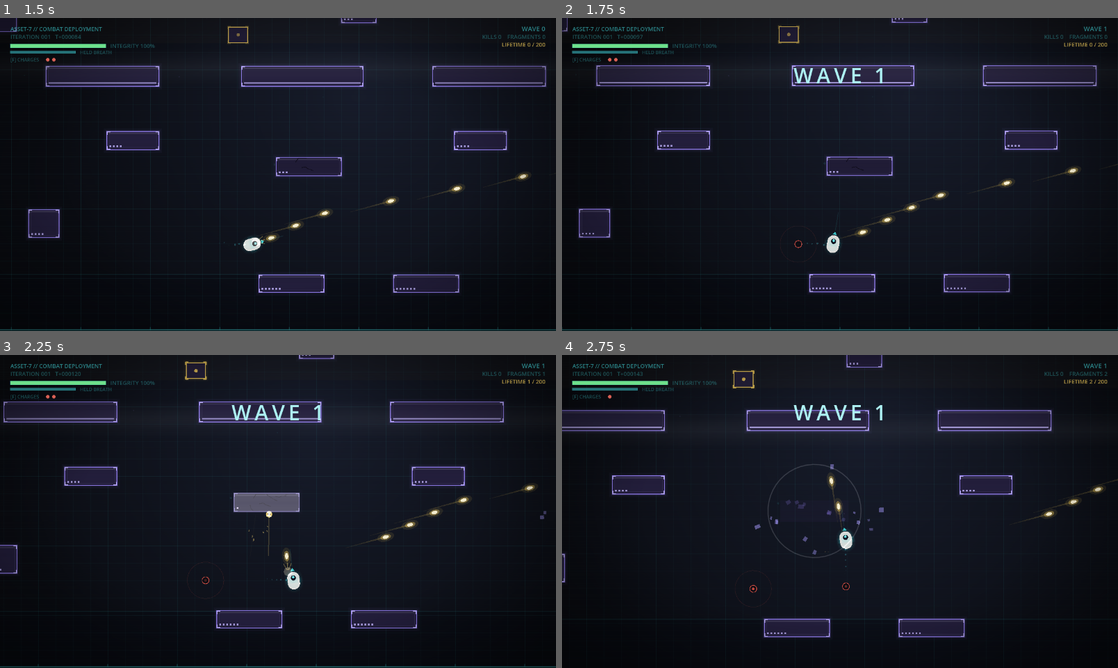
Above: before the commit, frames 1-4 (two rows, left to right).
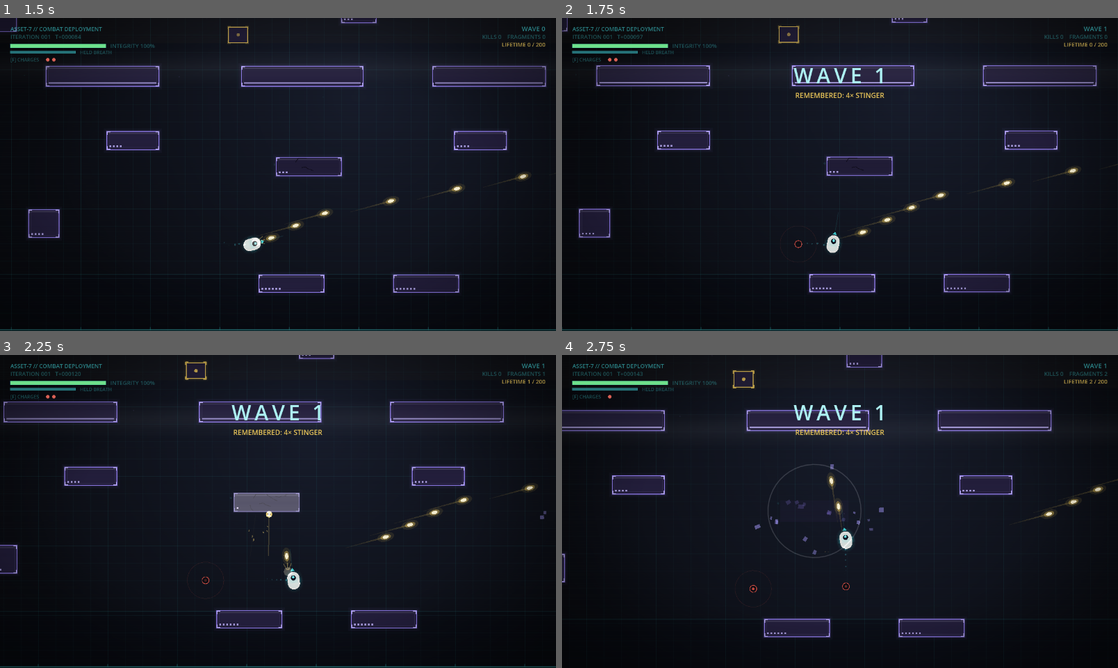
Above: after the commit, the same moments.

Repository: minghuig/echoes-of-tomorrow
Game: Godot game, scene res://tests/visual_probe.tscn
Same seed, same stepped clock (60 frames per second), same inputs: the game is played once before the commit and once after it. This scene is started directly instead of the project's main scene.
Inputs (mouse positions are in pixels of both pictures, inside the frame that each line leads up to):
- Up to frame 1 (1.5 s): tap Enter at 0.5 s; move the mouse to (400, 158) at 0.52 s; press the mouse at (400, 158) at 0.53 s; hold D (move_right) 0.53-1.25 s; tap F (mine) at 0.8 s; release the mouse at (400, 158) at 1.25 s; drag from (166, 190) to (250, 237) at 1.27 s
- Up to frame 2 (1.75 s): no input
- Up to frame 3 (2.25 s): move the mouse to (333, 442) at 2.02 s; hold D (move_right) from 2.03 s (still down); tap E (buy) at 2.1 s
- Up to frame 4 (2.75 s): keep holding D (move_right); tap F (mine) at 2.3 s

Frame 1 is identical in both runs. In frame 2, 0.2% of the frame differs, in the area x 42-58%, y 23-26%; in frame 3, 0.2%; in frame 4, 0.2%.

Commit message:
B7: knowledge layers — schedule sense + death sense
The sim records last_damage_source (enemy type / artillery / mine);
at death the meta layer banks it into RunMeta.killed_by. View renders
earned knowledge only: waves reached before announce composition under
the banner (REMEMBERED: 8x STINGER ...), sources that killed you
telegraph louder forever, show their recharge rhythm while roaming,
and artillery gains a time-to-impact sweep. Death panel names the
cause (CAUSE: CRUSHER - PATTERN COMMITTED TO MEMORY). Sim knows
nothing of any of it; a veteran's screen out-informs a rookie's on
identical state.

Co-Authored-By: Claude Fable 5 <noreply@anthropic.com>

Diff:
--- a/sim/sim_core.gd
+++ b/sim/sim_core.gd
@@ -280,7 +280,7 @@
 	var start_tick := _first_wave_tick + state.wave_index * _wave_interval_ticks
 	if state.tick != start_tick:
 		return
-	var comp := _wave_composition(state.wave_index)
+	var comp := wave_composition(state.wave_index)
 	var slot := 0
 	for type: String in comp:
 		for i in int(comp[type]):
@@ -296,7 +296,9 @@
 
 
 ## Authored waves first; past the end, escalate the last wave linearly.
-func _wave_composition(index: int) -> Dictionary:
+## Public: the view reads it for schedule-sense banners (waves the player
+## has survived before announce their composition).
+func wave_composition(index: int) -> Dictionary:
 	if index < _waves.size():
 		return _waves[index]
 	var extra := index - _waves.size() + 1
@@ -389,7 +391,7 @@
 			remaining.append(imp)
 			continue
 		if _circles_hit(imp.pos, imp.radius, state.player_pos, player_radius):
-			_damage_player(imp.damage)
+			_damage_player(imp.damage, "artillery")
 		for e: State.Enemy in state.enemies:
 			if e.hp > 0 and _circles_hit(imp.pos, imp.radius, e.pos, _stat_f(e.type, "radius")):
 				e.hp -= imp.damage
@@ -499,7 +501,7 @@
 			if e.hp > 0 and _circles_hit(m.pos, blast, e.pos, _stat_f(e.type, "radius")):
 				e.hp -= int(_mine["damage"])
 		if _circles_hit(m.pos, blast, state.player_pos, player_radius):
-			_damage_player(int(_mine["self_damage"]))
+			_damage_player(int(_mine["self_damage"]), "mine")
 	state.mines = remaining
 
 
@@ -594,7 +596,7 @@
 			var contact := _stat_i(e.type, "contact_damage")
 			if e.phase == PHASE_COMMIT and _stat_s(e.type, "behavior") == "lancer":
 				contact = _stat_i(e.type, "charge_damage")
-			_damage_player(contact)
+			_damage_player(contact, e.type)
 			e.contact_cooldown = _stat_i(e.type, "contact_cooldown_ticks")
 
 
@@ -759,7 +761,7 @@
 		if _circle_hits_aabb(e.pos, blast, b.pos, b.size):
 			b.hp -= breach
 	if _circles_hit(e.pos, blast, state.player_pos, player_radius):
-		_damage_player(_stat_i(e.type, "player_damage"))
+		_damage_player(_stat_i(e.type, "player_damage"), e.type)
 	_settle_blocks()
 	e.hp = 0
 
@@ -790,7 +792,7 @@
 func _resolve_slam(e: State.Enemy) -> void:
 	var slam_radius := _stat_f(e.type, "slam_radius")
 	if _circles_hit(e.pos, slam_radius, state.player_pos, player_radius):
-		_damage_player(_stat_i(e.type, "slam_damage"))
+		_damage_player(_stat_i(e.type, "slam_damage"), e.type)
 		var push := state.player_pos - e.pos
 		var push_dir := push.normalized() if push.length() > 0.001 else Vector2.DOWN
 		state.dodge_vel += push_dir * _stat_f(e.type, "slam_knockback")
@@ -845,7 +847,7 @@
 				hit = true
 				break
 		if not hit and _circles_hit(p.pos, projectile_radius, state.player_pos, player_radius):
-			_damage_player(p.damage)
+			_damage_player(p.damage, "infantry")
 			hit = true
 		if not hit:
 			survivors.append(p)
@@ -885,10 +887,14 @@
 	state.enemies = alive
 
 
-func _damage_player(amount: int) -> void:
+## `source` names what hit the player (enemy type, "artillery", "mine") so
+## the meta layer can convert deaths into knowledge — the Edge-of-Tomorrow
+## contract: dying to a thing teaches you that thing.
+func _damage_player(amount: int, source: String) -> void:
 	if state.iframe_ticks > 0 or state.player_down:
 		return
 	state.player_hp -= amount
+	state.last_damage_source = source
 	if state.player_hp <= 0:
 		state.player_hp = 0
 		state.player_down = true
--- a/sim/sim_state.gd
+++ b/sim/sim_state.gd
@@ -94,6 +94,9 @@
 var iframe_ticks: int = 0
 ## True once player_hp hit 0; the sim freezes (only tick advances).
 var player_down: bool = false
+## What last damaged the player (enemy type, "artillery", "mine") — the
+## meta layer reads this at death to convert the death into knowledge.
+var last_damage_source: String = ""
 
 ## Data fragments earned this run (blocks + enemy kills).
 var fragments: int = 0
@@ -140,6 +143,7 @@
 	buf.put_32(fire_cooldown)
 	buf.put_32(iframe_ticks)
 	buf.put_32(1 if player_down else 0)
+	buf.put_utf8_string(last_damage_source)
 	buf.put_32(fragments)
 	buf.put_32(kills)
 	buf.put_32(wave_index)
--- a/tests/visual_probe.gd
+++ b/tests/visual_probe.gd
@@ -66,6 +66,10 @@
 		if parsed_save is Dictionary:
 			save = parsed_save
 	save["schematics"] = ["mine_dispenser"]
+	# Veteran knowledge so schedule-sense banners and death-sense overlays
+	# render in screenshots.
+	save["best_wave"] = 6
+	save["killed_by"] = {"drone": 1, "infantry": 2, "heavy": 1, "artillery": 1}
 	var out := FileAccess.open(path, FileAccess.WRITE)
 	if out != null:
 		out.store_string(JSON.stringify(save))
--- a/view/main.gd
+++ b/view/main.gd
@@ -173,6 +173,29 @@
 var _hurt_frames: int = 0
 var _wave_banner_frames: int = 0
 var _banner_wave: int = 0
+## Schedule-sense line under the wave banner ("" when the wave is unknown).
+var _banner_composition: String = ""
+
+## Human-military display names for damage sources / enemy types (pre-L3
+## vocabulary — see reveal discipline).
+const SOURCE_NAMES := {
+	"drone": "STINGER",
+	"infantry": "RIFLE SQUAD",
+	"heavy": "CRUSHER",
+	"lancer": "LANCER",
+	"sapper": "SAPPER",
+	"mortar": "MORTAR BATTERY",
+	"artillery": "ARTILLERY",
+	"mine": "OWN MINE",
+}
+
+
+## "8× STINGER · 4× RIFLE SQUAD · 1× CRUSHER" from a wave composition dict.
+func _format_composition(comp: Dictionary) -> String:
+	var parts: Array[String] = []
+	for type: String in comp:
+		parts.append("%d× %s" % [int(comp[type]), SOURCE_NAMES.get(type, type.to_upper())])
+	return " · ".join(parts)
 
 # Interpolation-free tracer bookkeeping, keyed by projectile instance id.
 # Shared by reference with the world renderer.
@@ -423,6 +446,10 @@
 	_overlay.mine_stock = _core.state.mine_stock
 	_overlay.mines_unlocked = _meta.schematics.has("mine_dispenser")
 	_overlay.fresh_schematics = _fresh_schematics
+	_overlay.banner_composition = _banner_composition
+	_overlay.death_cause = SOURCE_NAMES.get(
+		_core.state.last_damage_source, _core.state.last_damage_source.to_upper())
+	_world.death_sense = _meta.killed_by
 	_overlay.display_label = _display.label()
 	_overlay.mode_before_pause = _mode_before_pause
 	_overlay.slot_summaries = _slot_summaries()
@@ -604,6 +631,10 @@
 	_meta.best_wave = maxi(_meta.best_wave, s.wave_index)
 	if s.player_down:
 		_meta.deaths += 1
+		# Death sense: dying to a thing teaches you that thing, permanently.
+		if not s.last_damage_source.is_empty():
+			_meta.killed_by[s.last_damage_source] = \
+				int(_meta.killed_by.get(s.last_damage_source, 0)) + 1
 	for schematic: String in s.schematics_found:
 		if not _meta.schematics.has(schematic):
 			_meta.schematics.append(schematic)
@@ -695,6 +726,7 @@
 	_recoil = Vector2.ZERO
 	_hurt_frames = 0
 	_wave_banner_frames = 0
+	_banner_composition = ""
 	_focus_meter = FOCUS_MAX
 	_focus_active = false
 	_focus_gate = 0
@@ -851,6 +883,11 @@
 	if _core.state.wave_index > pre_wave:
 		_banner_wave = _core.state.wave_index
 		_wave_banner_frames = WAVE_BANNER_FRAMES
+		# Schedule sense: a wave you have reached before announces itself.
+		_banner_composition = ""
+		if _banner_wave <= _meta.best_wave:
+			_banner_composition = _format_composition(
+				_core.wave_composition(_banner_wave - 1))
 		_sfx_wave.play()
 
 	# The world hitches for a beat when a fresh threat telegraphs — a windup
--- a/view/overlay.gd
+++ b/view/overlay.gd
@@ -73,6 +73,10 @@
 var mine_stock: int = 0
 var mines_unlocked: bool = false
 var fresh_schematics: Array = []
+## Schedule sense: known-wave composition line ("" when unknown).
+var banner_composition: String = ""
+## Display name of what caused the current death ("" while alive).
+var death_cause: String = ""
 ## Which button hints to draw: pushed in by main.gd from the last raw input
 ## device seen (joypad vs. key/mouse). Touch takes priority over both (see
 ## `touch`) since it has its own dedicated chrome.
@@ -311,6 +315,12 @@
 	_draw_spaced_text(
 		Vector2(screen.x * 0.5, 150.0), "WAVE %d" % banner_wave, 48, 8.0,
 		Color(COLOR_CLEAR, alpha))
+	# Schedule sense: waves survived before announce what's coming.
+	if not banner_composition.is_empty():
+		var font := ThemeDB.fallback_font
+		_draw_centered(
+			font, "REMEMBERED: %s" % banner_composition, 184.0, 16,
+			Color(COLOR_FRAG, alpha * 0.9))
 
 
 func _draw_death_panel(state: SimStateScript) -> void:
@@ -324,6 +334,11 @@
 	var font := ThemeDB.fallback_font
 	_draw_centered(
 		font, "ASSET-7 TERMINATED — PERFORMANCE LOGGED", 310.0, 24, COLOR_HUD_TEXT)
+	if not death_cause.is_empty():
+		# The death teaches: this source's tells render louder from now on.
+		_draw_centered(
+			font, "CAUSE: %s — PATTERN COMMITTED TO MEMORY" % death_cause,
+			340.0, 18, COLOR_FRAG)
 	var seconds := state.tick / 60
 	var stats := "WAVE %d   KILLS %d   FRAGMENTS +%d   %d:%02d" % [
 		state.wave_index, state.kills, state.fragments, seconds / 60, seconds % 60]
--- a/view/run_meta.gd
+++ b/view/run_meta.gd
@@ -25,6 +25,9 @@
 var unlocked_intel: Array = []
 ## Gear schematics recovered from deep caches — permanent loadout unlocks.
 var schematics: Array = []
+## What has killed us, ever: damage source -> death count. Death sense —
+## telegraphs of things that killed you render louder forever.
+var killed_by: Dictionary = {}
 
 
 func upgrade_tier(branch_id: String) -> int:
@@ -97,6 +100,11 @@
 		if stored_schematics is Array:
 			for id in stored_schematics:
 				schematics.append(String(id))
+		var stored_killed: Variant = parsed.get("killed_by", {})
+		killed_by = {}
+		if stored_killed is Dictionary:
+			for key in stored_killed:
+				killed_by[String(key)] = int(stored_killed[key])
 
 
 func save_to_disk(path: String = SAVE_PATH) -> void:
@@ -115,4 +123,5 @@
 		"best_wave": best_wave,
 		"unlocked_intel": unlocked_intel,
 		"schematics": schematics,
+		"killed_by": killed_by,
 	}))
--- a/view/world_renderer.gd
+++ b/view/world_renderer.gd
@@ -46,6 +46,10 @@
 var ghost_core: SimCoreScript = null
 var proj_trails: Dictionary[int, PackedVector2Array] = {}
 var recoil := Vector2.ZERO
+## Death sense (meta knowledge pushed by main): damage sources that have
+## killed the player, ever. Their warnings render louder, and their attack
+## rhythm becomes visible. The sim knows nothing of this.
+var death_sense: Dictionary = {}
 
 var _time: float = 0.0
 
@@ -119,6 +123,11 @@
 	var outer := imp.radius * (1.0 + float(rem) * 0.012)
 	draw_arc(imp.pos, outer, 0.0, TAU, 40, Color(color, 0.22 * flash), 1.5)
 	draw_circle(imp.pos, 3.0 + 2.0 * t, Color(color, 0.7 * flash))
+	# Death sense (artillery): an exact time-to-impact sweep.
+	if death_sense.has("artillery"):
+		draw_arc(
+			imp.pos, imp.radius * 0.6, -PI / 2.0, -PI / 2.0 + TAU * t, 32,
+			Color(COLOR_TELEGRAPH_HOT, 0.55 * flash), 2.0)
 
 
 ## A dead block's remains: dim scattered slabs in a faint patch. Reads as
@@ -283,6 +292,17 @@
 	for e: SimStateScript.Enemy in state.enemies:
 		if e.phase == SimCoreScript.PHASE_WINDUP:
 			_draw_telegraph(e)
+		elif e.phase == SimCoreScript.PHASE_ROAM and e.fire_cooldown > 0 \
+				and death_sense.has(e.type):
+			# Death sense: you know this one's rhythm — its recharge is
+			# visible while it roams.
+			var stats: Dictionary = core.enemy_types[e.type]
+			var frac := 1.0 - float(e.fire_cooldown) / maxf(
+				float(stats["fire_cooldown_ticks"]), 1.0)
+			var r: float = float(stats["radius"]) + 6.0
+			draw_arc(
+				e.pos, r, -PI / 2.0, -PI / 2.0 + TAU * frac, 24,
+				Color(COLOR_TELEGRAPH, 0.35), 1.5)
 
 	for e: SimStateScript.Enemy in state.enemies:
 		var stats: Dictionary = core.enemy_types[e.type]
@@ -329,6 +349,9 @@
 	var windup := maxf(float(stats["windup_ticks"]), 1.0)
 	var t := 1.0 - float(e.phase_ticks) / windup
 	var flash := 0.7 + 0.3 * sin(_time * 22.0)
+	# Death sense: sources that have killed you telegraph louder, forever.
+	if death_sense.has(e.type):
+		flash *= 1.45
 	var color := COLOR_TELEGRAPH.lerp(COLOR_TELEGRAPH_HOT, t * t)
 	var radius: float = stats["radius"]
 
Not shown, changed: DECISIONS.md
